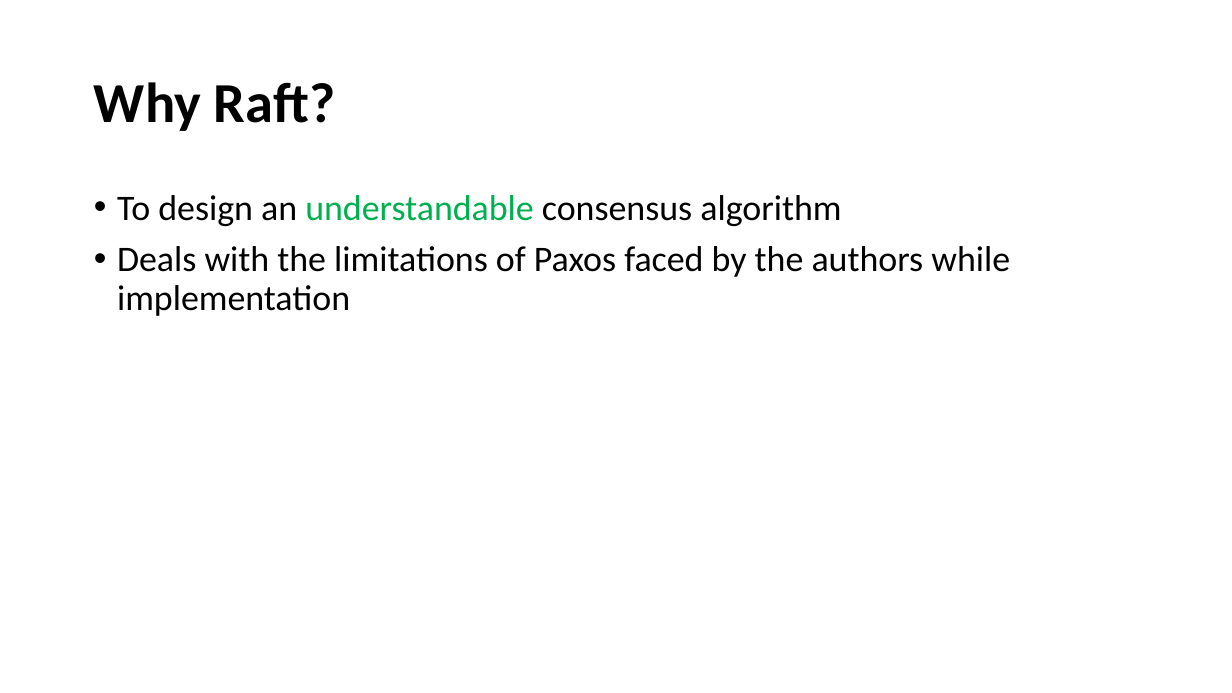
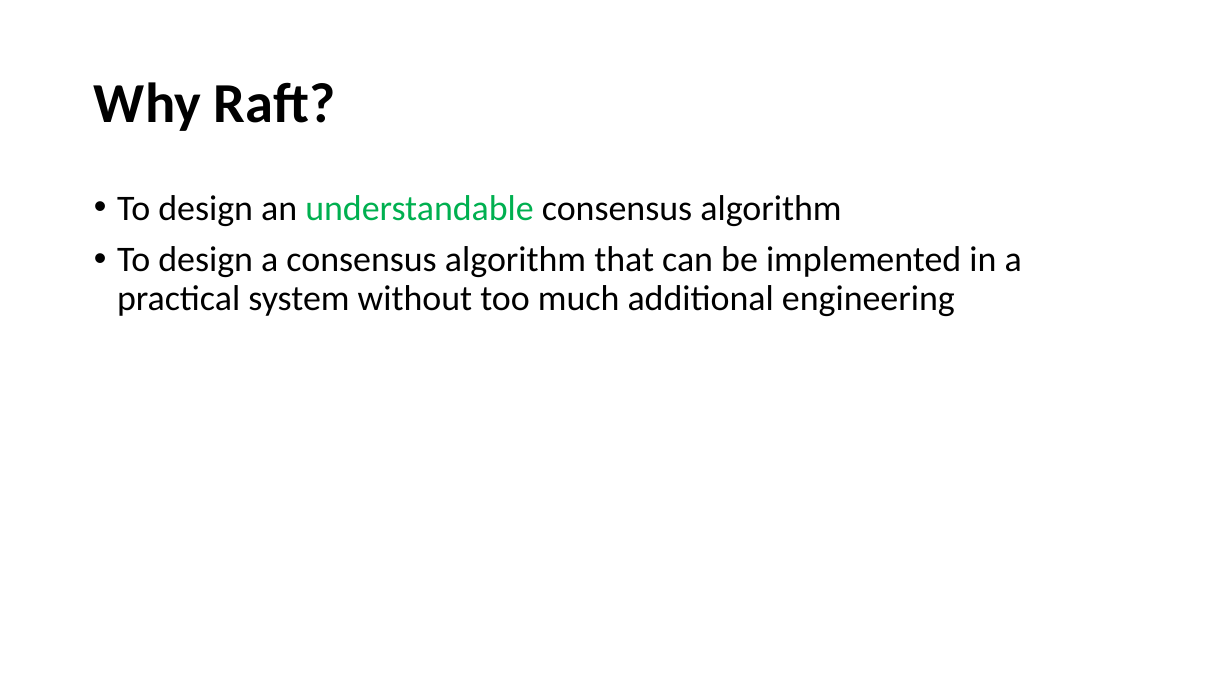
Before and after one commit to paulsaswata/public, a slide deck: slide 2 of The Raft Consensus Algorithm.pptx. Drawn at 1232x693 pixels with LibreOffice and Linux fonts; fonts in the diff are those of the drawing. Boxes give left, top, right and bottom in pixels: in the first picture for what was removed or moved away, otherwise in the second. Text is boxed around its words. In the diff, an @@ line names an element or a change of style, - is before the commit and + after.

Commit message:
added raft ppt

```diff
--- a/The Raft Consensus Algorithm.pptx
+++ b/The Raft Consensus Algorithm.pptx
@@ text at (x1=117, y1=246, x2=1022, y2=316): text changed @@
-• Deals with the limitations of Paxos faced by the authors while implementation
+• To design a consensus algorithm that can be implemented in a practical system without too much additional engineering
```
Also in this commit, not shown: 8 other slides changed, 4 slides added.
